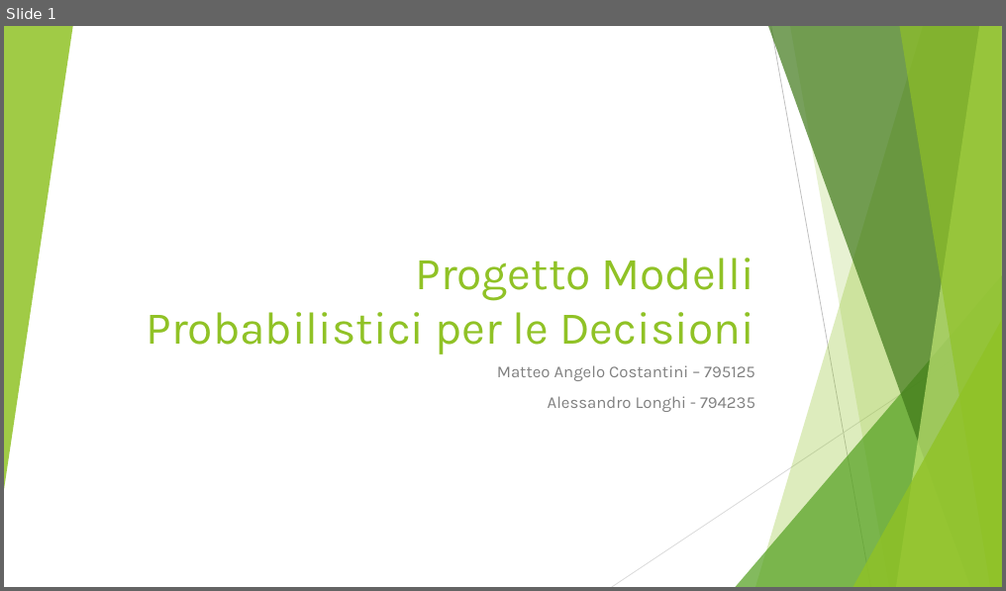
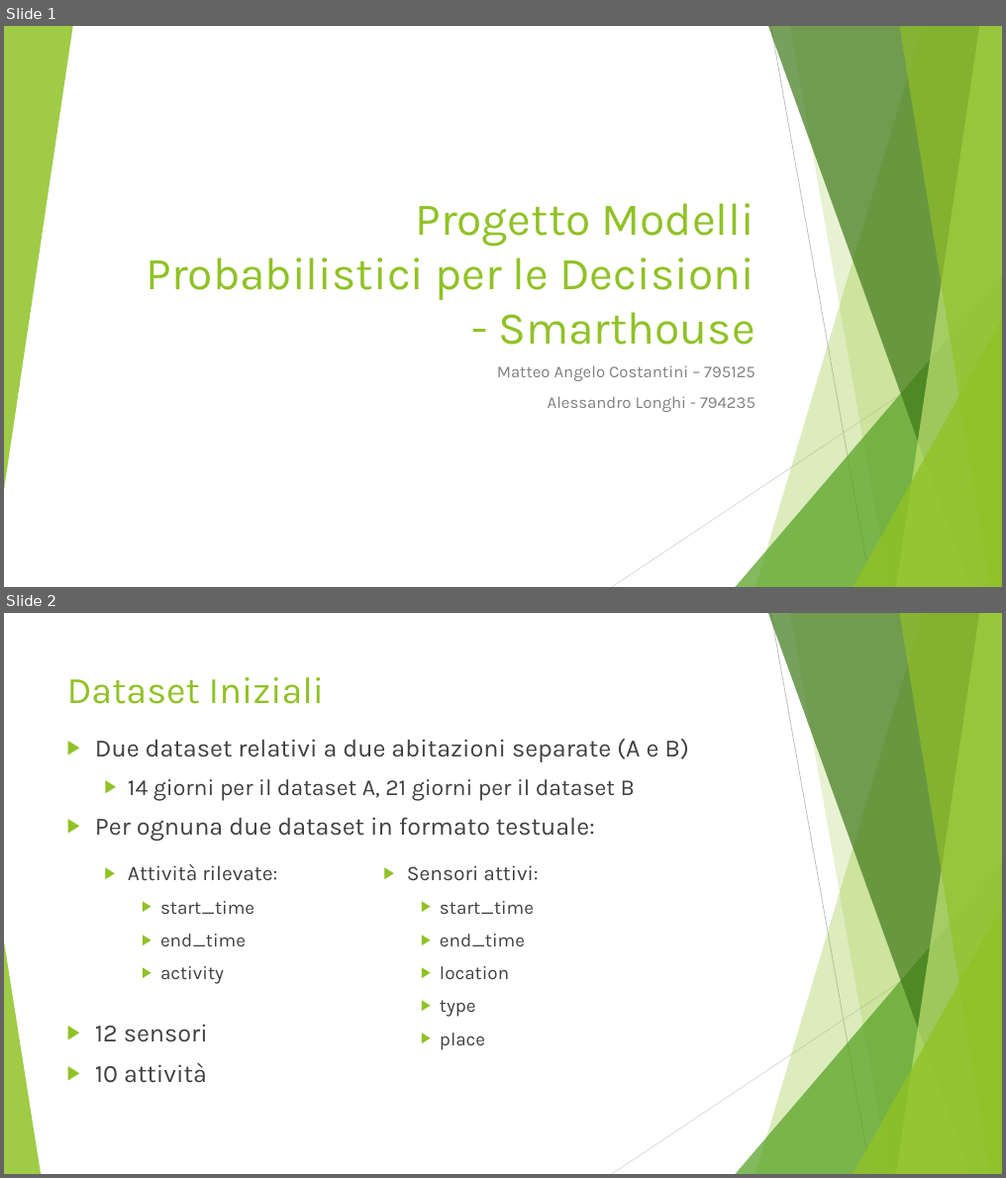
Before and after one commit to CostantiniMatteo/progetto-mpd, a slide deck: presentazione.pptx. Shown one above the other, each under a label of ours: slide 1 before the commit, slides 1 and 2 after it. The pictures are 1006x591 and 1006x1178 pixels, drawn with LibreOffice and Linux fonts; fonts in the diff are those of the drawing. Boxes give left, top, right and bottom in pixels: in the first picture for what was removed or moved away, otherwise in the second. Text is boxed around its words. In the diff, an @@ line names an element or a change of style, - is before the commit and + after.

```diff
--- a/presentazione.pptx
+++ b/presentazione.pptx
@@ slide 2 added at (x1=4, y1=613, x2=1002, y2=1174), background #FFFFFF; not listed: 9 template elements that a slide beside it also shows @@
@@ title added at (x1=67, y1=677, x2=324, y2=704), 36 pt, text #90C226 @@
+Dataset Iniziali
@@ text added at (x1=95, y1=739, x2=689, y2=1083), 24 pt, text #404040 @@
+▶ Due dataset relativi a due abitazioni separate (A e B)
+  ▶ 14 giorni per il dataset A, 21 giorni per il dataset B
+▶ Per ognuna due dataset in formato testuale:
+▶ 12 sensori
+▶ 10 attività
@@ text added at (x1=128, y1=864, x2=277, y2=984), 18 pt, text #404040 @@
+  ▶ Attività rilevate:
+    ▶ start_time
+    ▶ end_time
+    ▶ activity
@@ text added at (x1=407, y1=865, x2=538, y2=1051), 18 pt, text #404040 @@
+  ▶ Sensori attivi:
+    ▶ start_time
+    ▶ end_time
+    ▶ location
+    ▶ type
+    ▶ place
@@ triangle added at (x1=4, y1=942, x2=41, y2=1174), fill #90C226 at 85% opacity @@
@@ slide 1 changed as well @@
@@ title at (x1=147, y1=203, x2=755, y2=345): text changed @@
-Progetto Modelli Probabilistici per le Decisioni
+Progetto Modelli Probabilistici per le Decisioni - Smarthouse
```
Also in this commit, not shown: 2 other slides changed, 10 other slides added, 5 slides removed, 3 other files.
